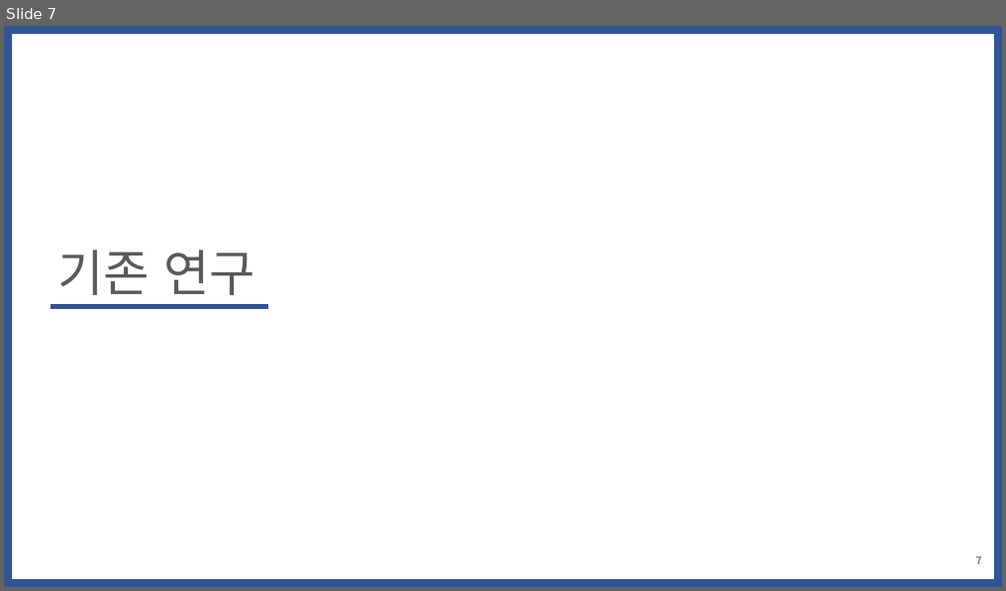
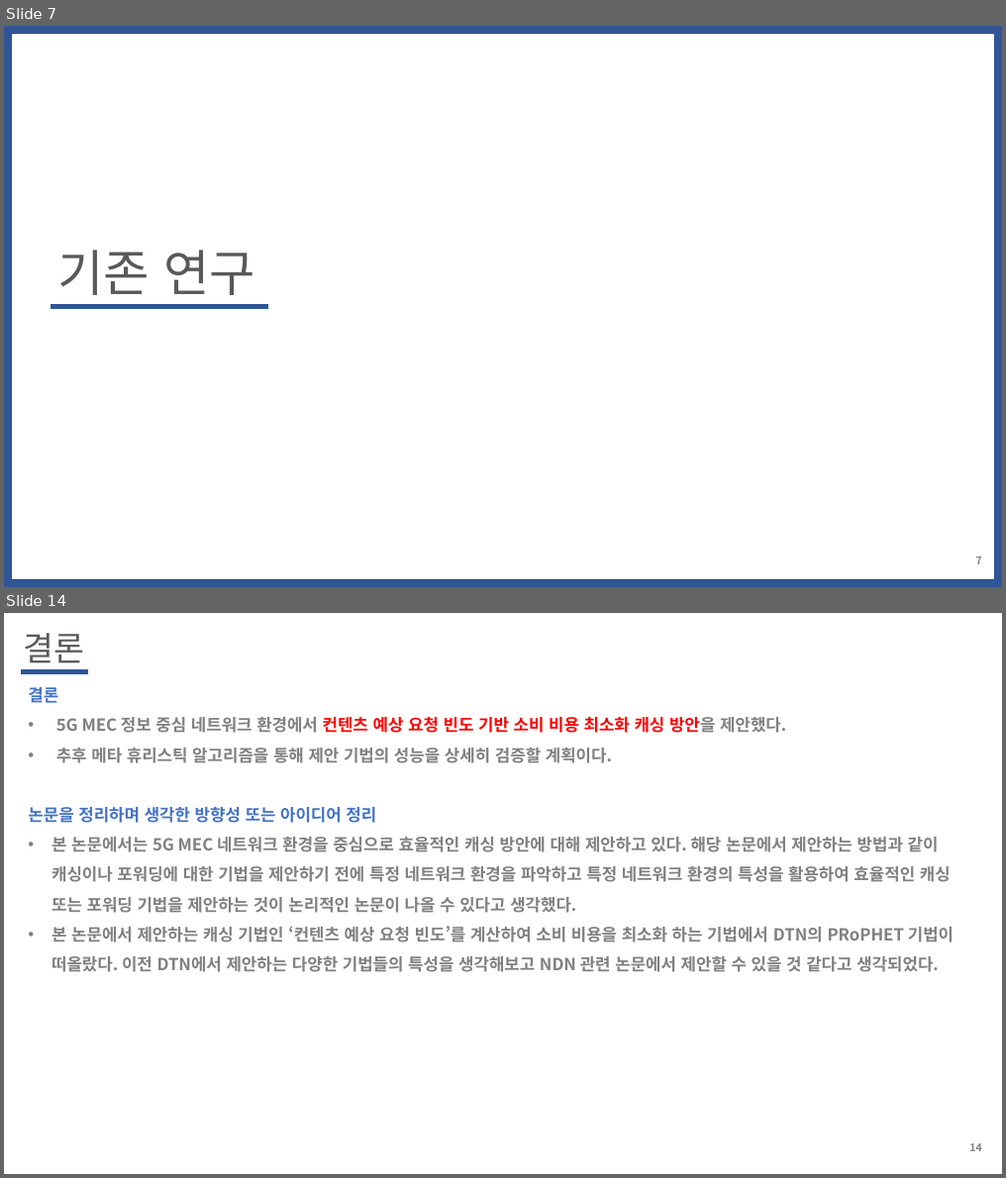
Before and after one commit to WoogiBoogi1129/ICN-NDN, a slide deck: Named-Data-Net/PPT/MEC에서-정보-중심-네트워크-컨텐츠-캐싱-최적화-방안.pptx. Shown one above the other, each under a label of ours: slide 7 before the commit, slides 7 and 14 after it; the slides between them are not shown. The pictures are 1006x591 and 1006x1178 pixels, drawn with LibreOffice and Linux fonts; fonts in the diff are those of the drawing. Boxes give left, top, right and bottom in pixels: in the first picture for what was removed or moved away, otherwise in the second. Text is boxed around its words. In the diff, an @@ line names an element or a change of style, - is before the commit and + after.

```diff
--- a/Named-Data-Net/PPT/MEC에서-정보-중심-네트워크-컨텐츠-캐싱-최적화-방안.pptx
+++ b/Named-Data-Net/PPT/MEC에서-정보-중심-네트워크-컨텐츠-캐싱-최적화-방안.pptx
@@ slide 14 added at (4,613,1002,1174), background #FFFFFF @@
@@ text added at (23,633,84,663), 32 pt, text #595959 @@
+결론
@@ line added from (21, 672) to (88, 672), #2F5597 4.5 pt @@
@@ text added at (28,687,953,972), 16 pt, text #808080, bold @@
+결론
+• 5G MEC 정보 중심 네트워크 환경에서 컨텐츠 예상 요청 빈도 기반 소비 비용 최소화 캐싱 방안을 제안했다.
+• 추후 메타 휴리스틱 알고리즘을 통해 제안 기법의 성능을 상세히 검증할 계획이다.
+논문을 정리하며 생각한 방향성 또는 아이디어 정리
+• 본 논문에서는 5G MEC 네트워크 환경을 중심으로 효율적인 캐싱 방안에 대해 제안하고 있다. 해당 논문에서 제안하는 방법과 같이 캐싱이나 포워딩에 대한 기법을 제안하기 전에 특정 네트워크 환경을 파악하고 특정 네트워크 환경의 특성을 활용하여 효율적인 캐싱 또는 포워딩 기법을 제안하는 것이 논리적인 논문이 나올 수 있다고 생각했다.
+• 본 논문에서 제안하는 캐싱 기법인 ‘컨텐츠 예상 요청 빈도’를 계산하여 소비 비용을 최소화 하는 기법에서 DTN의 PRoPHET 기법이 떠올랐다. 이전 DTN에서 제안하는 다양한 기법들의 특성을 생각해보고 NDN 관련 논문에서 제안할 수 있을 것 같다고 생각되었다.
@@ page number added at (969,1144,981,1152), 10 pt, text #808080, bold @@
+14
```
Also in this commit, not shown: 3 slides changed, 6 other slides added, 1 other file.
